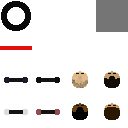
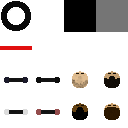
Layered file, before and after one edit (128 × 128). Changes by layer:
painted on "sprite_sheet.png" over [64, 0, 96, 32]
